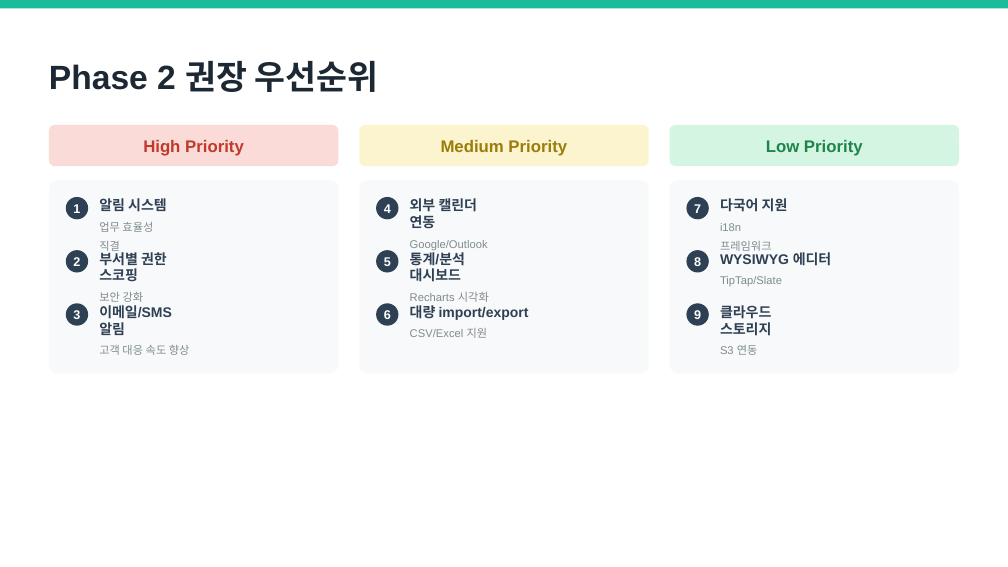
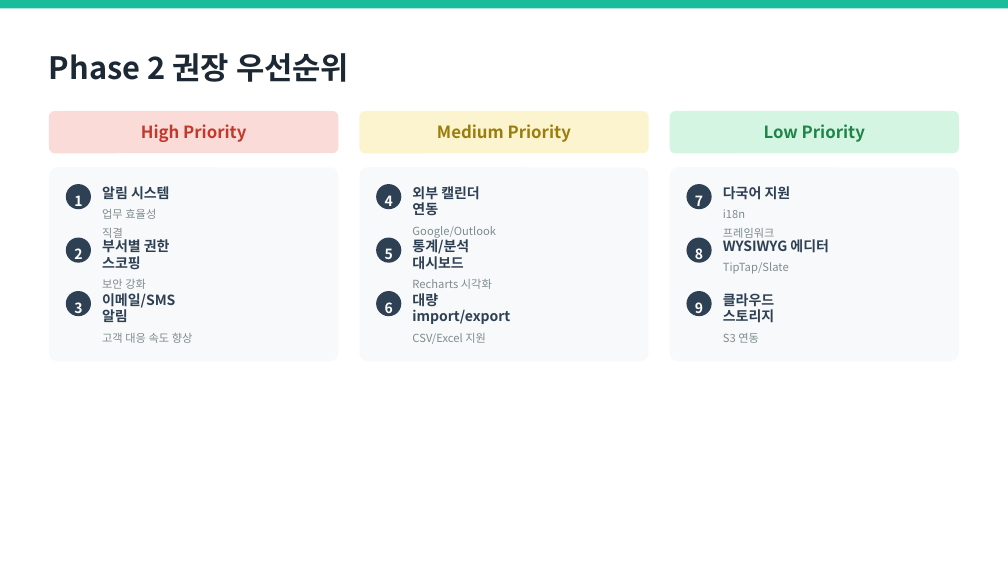
Before and after one commit to MoonjaeChoi/sunjin-erp, a slide deck: slide 15 of workspace/ppt/선진인포텍_ERP_Out-of-Scope_정리.pptx. Drawn at 1008x567 pixels with LibreOffice and Linux fonts; fonts in the diff are those of the drawing. Boxes give left, top, right and bottom in pixels: in the first picture for what was removed or moved away, otherwise in the second. Text is boxed around its words. In the diff, an @@ line names an element or a change of style, - is before the commit and + after.

```diff
--- a/workspace/ppt/선진인포텍_ERP_Out-of-Scope_정리.pptx
+++ b/workspace/ppt/선진인포텍_ERP_Out-of-Scope_정리.pptx
@@ text "Phase 2 권장 우선순위" moved from (x1=49, y1=61, x2=379, y2=92) to (x1=49, y1=53, x2=349, y2=82) @@
@@ text "Phase 2 권장 우선순위" at (x1=49, y1=53, x2=349, y2=82): size 24 to 22 pt, font Arial to Noto Sans CJK KR; less space between paragraphs @@
@@ 6 rounded rectangles, 4 texts moved together from (x1=49, y1=125, x2=959, y2=374) to (x1=49, y1=111, x2=959, y2=361) @@
@@ text "1" moved from (x1=73, y1=204, x2=80, y2=213) to (x1=74, y1=195, x2=82, y2=210) @@
@@ rounded rectangle resized from (x1=66, y1=197, x2=88, y2=219) to (x1=66, y1=184, x2=91, y2=210) @@
@@ text "4" moved from (x1=384, y1=204, x2=391, y2=213) to (x1=385, y1=195, x2=393, y2=210) @@
@@ rounded rectangle resized from (x1=376, y1=197, x2=398, y2=219) to (x1=376, y1=184, x2=401, y2=210) @@
@@ 4 texts moved together from (x1=410, y1=252, x2=832, y2=355) to (x1=412, y1=186, x2=829, y2=344) @@
@@ text "외부 캘린더 연동 Google/Outlook" moved from (x1=410, y1=198, x2=488, y2=250) to (x1=412, y1=186, x2=480, y2=216) @@
@@ font Arial to Noto Sans CJK KR in 12 elements at (x1=102, y1=293, x2=193, y2=343), (x1=412, y1=237, x2=492, y2=289), (x1=141, y1=124, x2=246, y2=142), (x1=437, y1=124, x2=571, y2=142), (x1=764, y1=124, x2=865, y2=142), (x1=102, y1=186, x2=170, y2=241), (x1=723, y1=237, x2=829, y2=274), (x1=723, y1=293, x2=774, y2=343), (x1=102, y1=237, x2=492, y2=289), (x1=412, y1=186, x2=791, y2=344), (x1=412, y1=186, x2=480, y2=216), (x1=465, y1=209, x2=775, y2=343) @@
@@ text "다국어 지원 i18n 프레임워크" moved from (x1=720, y1=223, x2=772, y2=251) to (x1=465, y1=209, x2=775, y2=343) @@
@@ text "7" moved from (x1=694, y1=204, x2=701, y2=213) to (x1=695, y1=195, x2=703, y2=210) @@
@@ rounded rectangle resized from (x1=686, y1=197, x2=709, y2=219) to (x1=686, y1=184, x2=712, y2=210) @@
@@ text "2" moved from (x1=73, y1=257, x2=80, y2=266) to (x1=74, y1=248, x2=82, y2=264) @@
@@ text "5" moved from (x1=384, y1=257, x2=391, y2=266) to (x1=385, y1=248, x2=393, y2=264) @@
@@ text "8" moved from (x1=694, y1=256, x2=701, y2=269) to (x1=695, y1=246, x2=703, y2=264) @@
@@ text "3" moved from (x1=73, y1=310, x2=80, y2=319) to (x1=74, y1=302, x2=82, y2=317) @@
@@ size 9 to 10 pt, font Arial to Noto Sans CJK KR; alignment left to centre; line spacing 1 to 18pt; less space between paragraphs in 9 elements at (x1=695, y1=195, x2=703, y2=210), (x1=695, y1=246, x2=703, y2=264), (x1=695, y1=302, x2=703, y2=317), (x1=74, y1=195, x2=82, y2=210), (x1=74, y1=248, x2=82, y2=264), (x1=74, y1=302, x2=82, y2=317), (x1=385, y1=195, x2=393, y2=210), (x1=385, y1=248, x2=393, y2=264), (x1=385, y1=302, x2=393, y2=317) @@
@@ text "6" moved from (x1=384, y1=310, x2=391, y2=319) to (x1=385, y1=302, x2=393, y2=317) @@
@@ 6 rounded rectangles, 2 texts moved together from (x1=66, y1=250, x2=709, y2=355) to (x1=66, y1=237, x2=712, y2=343) @@
@@ text "9" moved from (x1=694, y1=309, x2=701, y2=322) to (x1=695, y1=302, x2=703, y2=317) @@
@@ proportions changed in 12 elements at (x1=49, y1=111, x2=339, y2=153), (x1=359, y1=111, x2=648, y2=153), (x1=669, y1=111, x2=959, y2=153), (x1=66, y1=238, x2=91, y2=263), (x1=66, y1=291, x2=91, y2=317), (x1=376, y1=184, x2=401, y2=210), (x1=376, y1=238, x2=401, y2=263), (x1=376, y1=291, x2=401, y2=317), (x1=66, y1=184, x2=91, y2=210), (x1=686, y1=184, x2=712, y2=210), (x1=686, y1=238, x2=712, y2=263), (x1=686, y1=291, x2=712, y2=317) @@
```
Also in this commit, not shown: 15 other slides changed, 16 other files.
